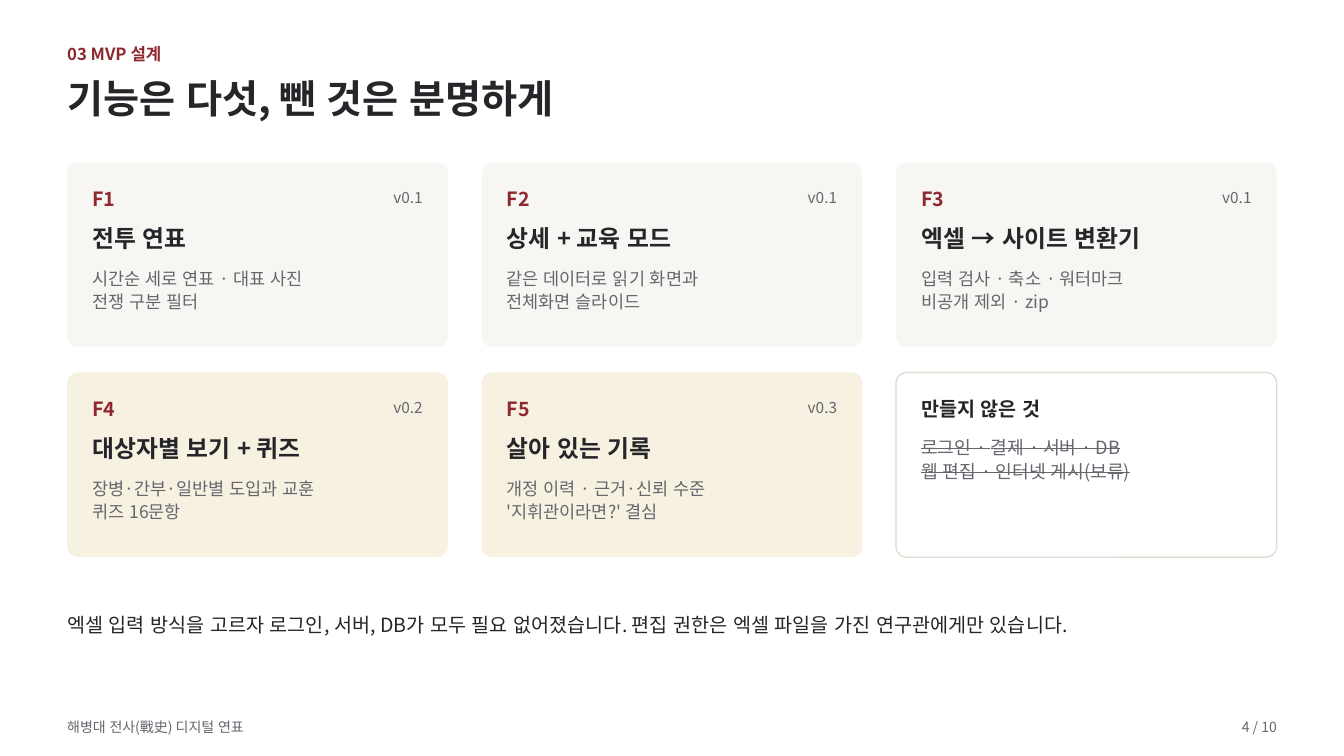
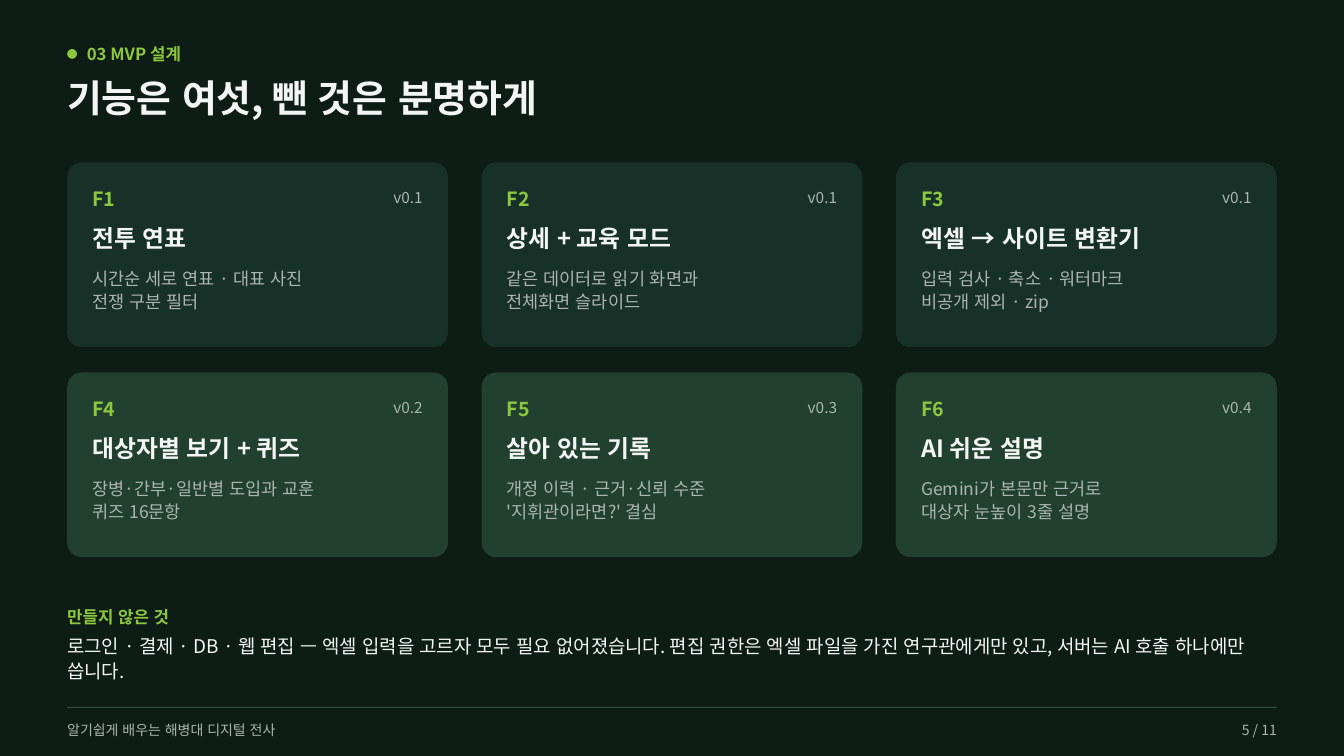
Before and after one commit to redala0012-beep/aaa, a slide deck: slide 5 of docs/발표자료.pptx (slide 4 before the commit). Drawn at 1344x756 pixels with LibreOffice and Linux fonts; fonts in the diff are those of the drawing. Boxes give left, top, right and bottom in pixels: in the first picture for what was removed or moved away, otherwise in the second. Text is boxed around its words. In the diff, an @@ line names an element or a change of style, - is before the commit and + after.

Commit message:
발표자료: 제목 '알기쉽게 배우는 해병대 디지털 전사', 갤러리용 표지 추가, SKKU 갤러리 색상, AI 기능 반영

```diff
--- a/docs/발표자료.pptx
+++ b/docs/발표자료.pptx
@@ background #FFFFFF to #0D1D16 @@
@@ ellipse added at (68, 49, 78, 59), fill #8DC63F @@
@@ text colour #8E2A2F to #8DC63F in 6 elements at (92, 191, 115, 206), (507, 191, 530, 206), (921, 191, 944, 206), (92, 401, 115, 416), (507, 401, 530, 416), (87, 46, 181, 62) @@
@@ text "03 MVP 설계": place and size @@
-text "03 MVP 설계" at (67, 46, 162, 62)
+text "03 MVP 설계" at (87, 46, 181, 62)
@@ text at (67, 80, 537, 120): text changed; size 28 to 27 pt; text colour #26262A to #F2F5F3 @@
-기능은 다섯, 뺀 것은 분명하게
+기능은 여섯, 뺀 것은 분명하게
@@ fill #F7F6F2 to #183128; proportions changed in 3 elements at (68, 162, 449, 347), (482, 162, 863, 347), (896, 162, 1277, 347) @@
@@ rounded rectangle at (68, 372, 449, 557): fill #F7F1E1 to #22402F; proportions changed @@
@@ rounded rectangle at (482, 372, 863, 557): fill #F7F1E1 to #22402F; proportions changed @@
@@ rounded rectangle at (896, 372, 1277, 557): fill #FFFFFF to #22402F; outline #E2DDD2 1 pt to none; proportions changed @@
@@ text added at (921, 401, 944, 416), 14 pt, text #8DC63F, bold @@
+F6
@@ text added at (1222, 402, 1251, 413), 11 pt, text #A9B5AE @@
+v0.4
@@ text colour #26262A to #F2F5F3 in 5 elements at (92, 227, 187, 249), (507, 227, 671, 249), (921, 227, 1141, 249), (92, 437, 301, 459), (507, 437, 652, 459) @@
@@ text removed at (921, 439, 1130, 482) @@
-로그인 · 결제 · 서버 · DB
-웹 편집 · 인터넷 게시(보류)
@@ text added at (921, 437, 1044, 459), 17 pt, text #F2F5F3, bold @@
+AI 쉬운 설명
@@ text colour #66666E to #A9B5AE in 10 elements at (393, 192, 422, 203), (92, 270, 302, 310), (808, 192, 837, 203), (507, 270, 698, 310), (1222, 192, 1251, 203), (921, 270, 1124, 312), (393, 402, 422, 413), (92, 480, 314, 520), (808, 402, 837, 413), (507, 480, 706, 520) @@
@@ text added at (921, 480, 1101, 520), 12.5 pt, text #A9B5AE @@
+Gemini가 본문만 근거로
+대상자 눈높이 3줄 설명
@@ text "만들지 않은 것": place and size @@
-text "만들지 않은 것" at (921, 399, 1040, 418)
+text "만들지 않은 것" at (67, 609, 169, 625)
@@ text "만들지 않은 것" at (67, 609, 169, 625): size 14 to 12 pt, text colour #26262A to #8DC63F @@
@@ text at (67, 637, 1244, 680): text changed; size 14 to 13.5 pt; text colour #26262A to #F2F5F3 @@
-엑셀 입력 방식을 고르자 로그인, 서버, DB가 모두 필요 없어졌습니다. 편집 권한은 엑셀 파일을 가진 연구관에게만 있습니다.
+로그인 · 결제 · DB · 웹 편집 — 엑셀 입력을 고르자 모두 필요 없어졌습니다. 편집 권한은 엑셀 파일을 가진 연구관에게만 있고, 서버는 AI 호출 하나에만 씁니다.
@@ rectangle added at (68, 707, 1277, 708), fill #2E4D3F @@
@@ text at (67, 723, 276, 736): text changed; text colour #66666E to #A9B5AE @@
-해병대 전사(戰史) 디지털 연표
+알기쉽게 배우는 해병대 디지털 전사
@@ text removed at (1242, 721, 1277, 732) @@
-4 / 10
@@ text added at (1242, 725, 1277, 735), 10 pt, text #A9B5AE @@
+5 / 11
```
Also in this commit, not shown: 8 other slides changed, 2 slides added, 1 slide removed, 4 other files.
